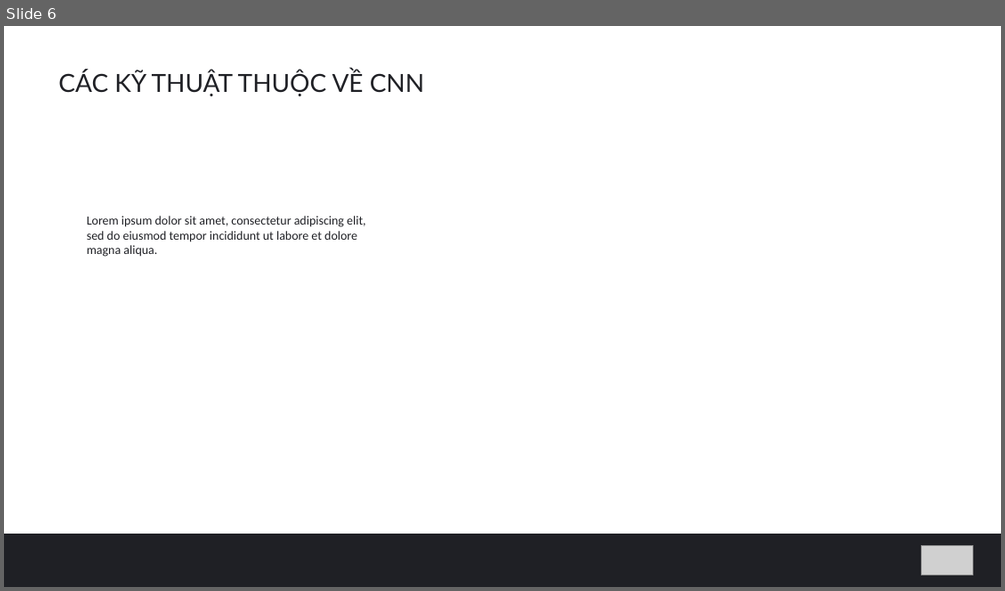
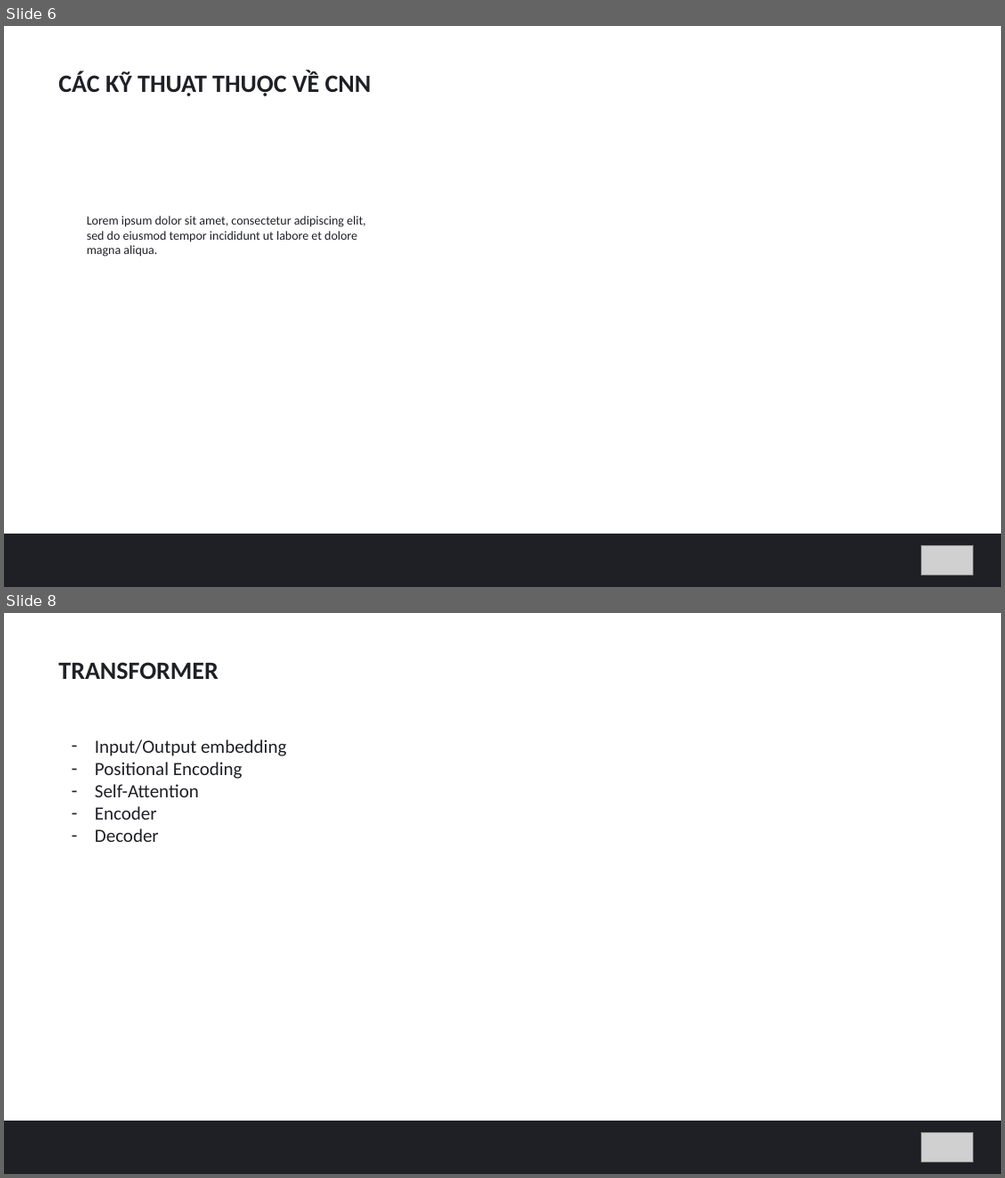
Before and after one commit to hungvm2/MoD_machine_learning, a slide deck: slide.pptx. Shown one above the other, each under a label of ours: slide 6 before the commit, slides 6 and 8 after it; the slides between them are not shown. The pictures are 1005x591 and 1005x1178 pixels, drawn with LibreOffice and Linux fonts; fonts in the diff are those of the drawing; grey boxes stand for pictures. Boxes give left, top, right and bottom in pixels: in the first picture for what was removed or moved away, otherwise in the second. Text is boxed around its words. In the diff, an @@ line names an element or a change of style, - is before the commit and + after.

```diff
--- a/slide.pptx
+++ b/slide.pptx
@@ slide 8 added at (x1=4, y1=613, x2=1001, y2=1174), background #FFFFFF @@
@@ text added at (x1=58, y1=662, x2=218, y2=679), 24 pt, text #1F2025, bold @@
+TRANSFORMER
@@ text added at (x1=95, y1=739, x2=286, y2=842), 18 pt, text #1F2025 @@
+– Input/Output embedding
+– Positional Encoding
+– Self-Attention
+– Encoder
+– Decoder
@@ rectangle added at (x1=4, y1=1121, x2=1001, y2=1174), fill #1F2025 @@
@@ picture added at (x1=922, y1=1132, x2=973, y2=1162) @@
@@ slide 6 changed as well @@
@@ text "CÁC KỸ THUẬT THUỘC VỀ ..." at (x1=58, y1=71, x2=372, y2=96): font Lato to Calibri, bold on @@
```
Also in this commit, not shown: 10 other slides changed, 10 other slides added, 4 slides removed, 1 other file.
